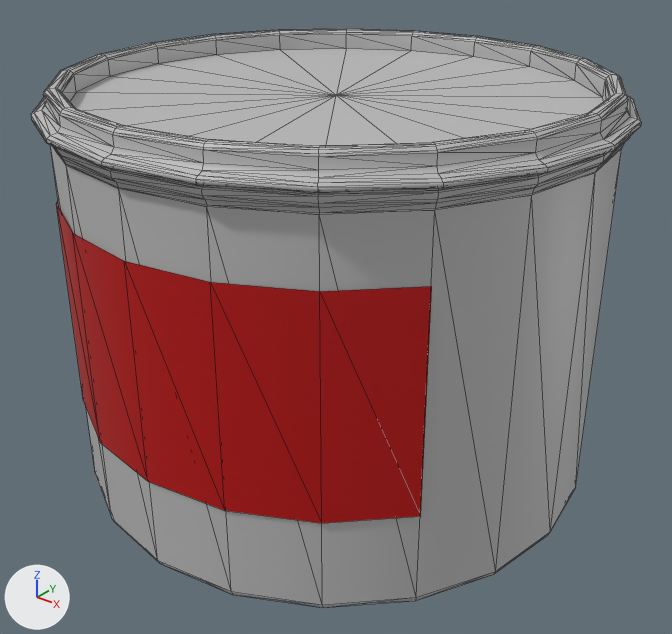
The FBX model Gamification/Assets/3D Models/Storage/Source/SM_paintCan_1.fbx as it was, and as the next commit left it.
Before and after are seen from a camera (50 mm lens) standing at (0.19, -0.237, 0.201) and looking at (0.004, -0.005, 0.057). Lighting does not change. The marker at lower left points along +X, +Y and +Z. Mesh edges are drawn as thin lines. Where no turn or scale is listed for an object, it has been applied to the vertices.

The older version as bpy lines, for what is in view:
```python
me_mesh = bpy.data.meshes.new('Mesh')
me_mesh.from_pydata(...)  # 536 vertices, 1012 faces; spans x -0.095..0.095, y -0.095..0.095, z 0.0..0.142
# faces by material slot: [12, 1000]
me_mesh.materials.append(mat_red)  # red #bc0000
me_mesh.materials.append(mat_default_material)  # grey #bcbcbc
ob_sm_paintcan_1 = bpy.data.objects.new('SM_paintCan_1', me_mesh)
ob_sm_paintcan_1.location = (0.0, 0.0, 0.0)
```
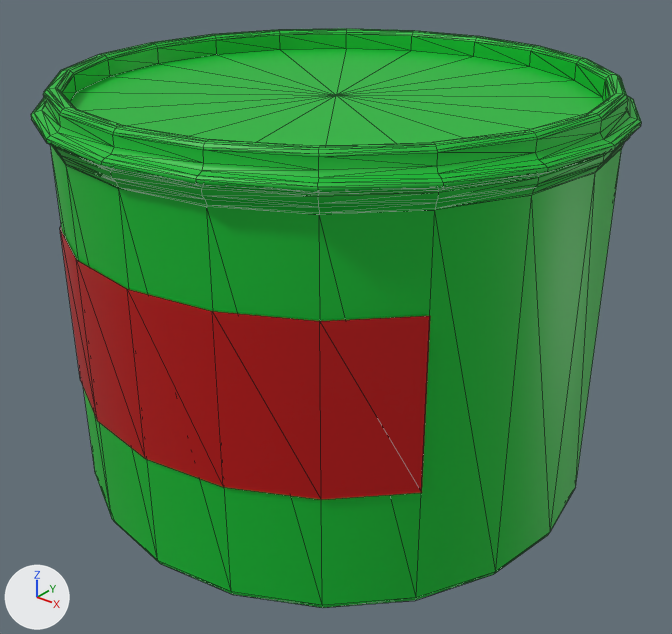
Pixel boxes [x1, y1, x2, y2] of what changed, in the pictures (672 x 634 px; the box of a moved part takes in the faces that stretch with it):
'SM_paintCan_1', recoloured, reshaped (grey to green)
    both: [31, 29, 641, 608]
part 1 of me_mesh, moved or reshaped
    before: [56, 201, 432, 523]
    after: [60, 227, 430, 500]
part 2 of me_mesh, recoloured (grey to green)
    both: [31, 29, 641, 608]

Patch to the scene script:
```diff
--- a/Gamification/Assets/3D Models/Storage/Source/SM_paintCan_1.fbx.py
+++ b/Gamification/Assets/3D Models/Storage/Source/SM_paintCan_1.fbx.py
@@ mat_green @@
+mat_green = principled_material('green')
+mat_green.base_color = (0.0, 0.5, 0.029)  # green #00bc30
@@ me_mesh @@
 me_mesh.from_pydata(...)  # 536 vertices, 1012 faces; spans x -0.095..0.095, y -0.095..0.095, z 0.0..0.142
 # used by ob_sm_paintcan_1; location = (0.0, 0.0, 0.0)
+# me_mesh part 1: the loose piece of 14 vertices spanning x -0.074..0.074, y -0.091..-0.054, z 0.034..0.106 is scaled about its middle by (1, 1, 0.771)
+# me_mesh part 2: all 1000 faces that had it switch from mat_default_material (grey #bcbcbc) to mat_green (green #00bc2f)
 me_mesh.materials.append(mat_red)
```
